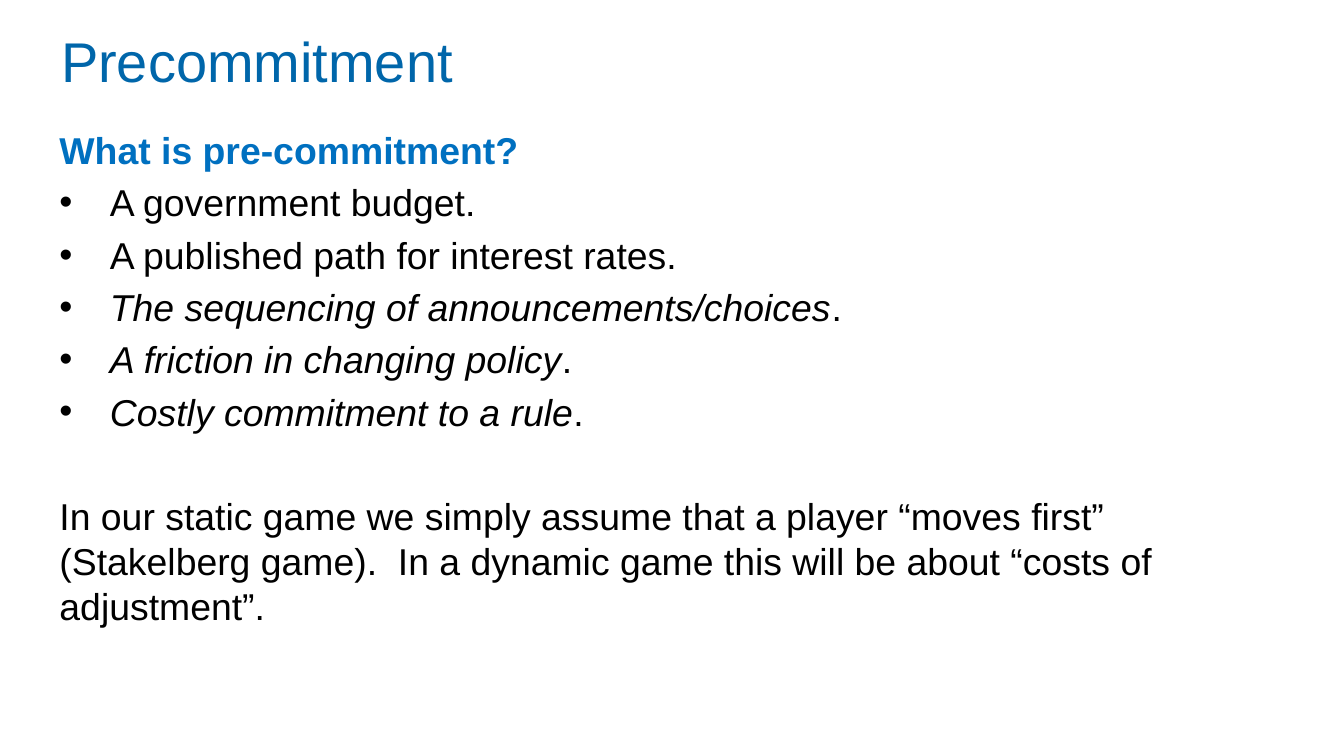
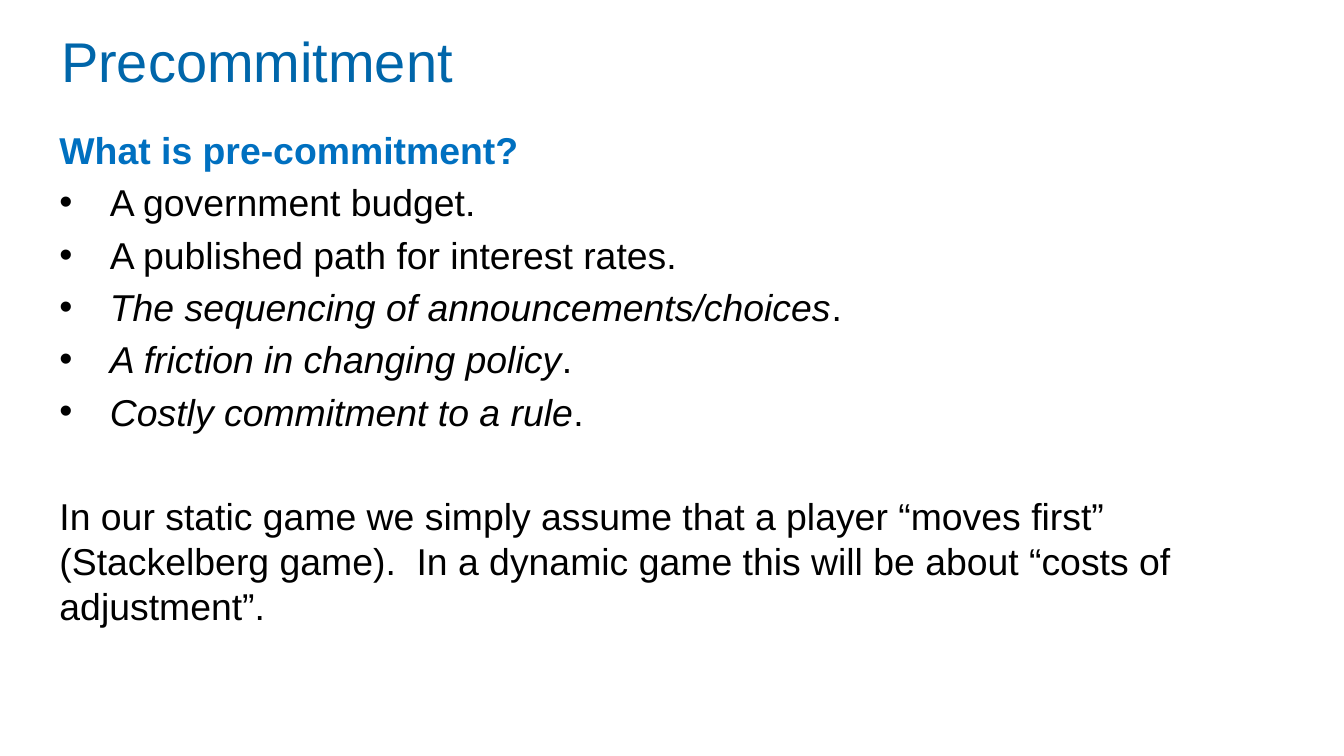
Before and after one commit to Zjub/TVHENZ, a slide deck: slide 10 of MF coordination/SI_game/Monetary and Fiscal Policy Coordination.pptx. Drawn at 1344x756 pixels with LibreOffice and Linux fonts; fonts in the diff are those of the drawing. Boxes give left, top, right and bottom in pixels: in the first picture for what was removed or moved away, otherwise in the second. Text is boxed around its words. In the diff, an @@ line names an element or a change of style, - is before the commit and + after.

Commit message:
Update slides

```diff
--- a/MF coordination/SI_game/Monetary and Fiscal Policy Coordination.pptx
+++ b/MF coordination/SI_game/Monetary and Fiscal Policy Coordination.pptx
@@ text at box(59, 503, 1170, 627): text changed @@
-In our static game we simply assume that a player “moves first” (Stakelberg game). In a dynamic game this will be about “costs of adjustment”.
+In our static game we simply assume that a player “moves first” (Stackelberg game). In a dynamic game this will be about “costs of adjustment”.
```
Also in this commit, not shown: 11 other slides changed, 2 slides added.
